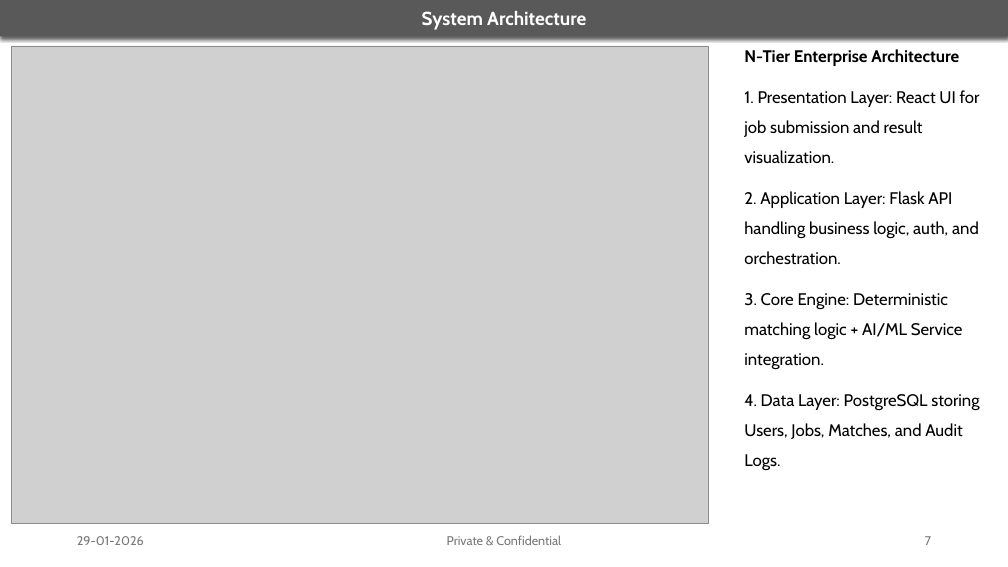
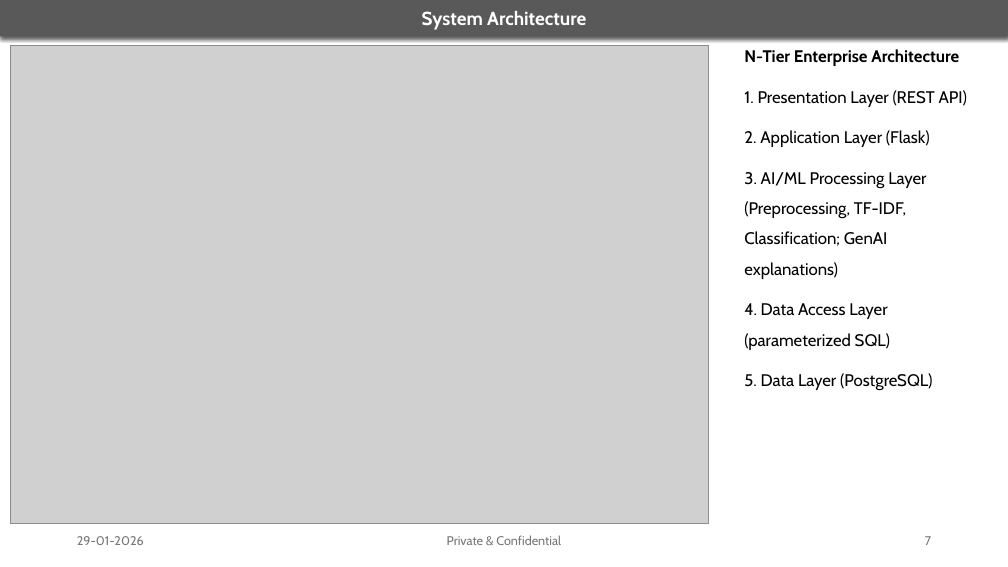
Before and after one commit to Bhanu-Koppadi/consumer-complaints-ml-genai-ntier, a slide deck: slide 7 of docs/reviews/InitialReview.pptx. Drawn at 1008x567 pixels with LibreOffice and Linux fonts; fonts in the diff are those of the drawing; grey boxes stand for pictures. Boxes give left, top, right and bottom in pixels: in the first picture for what was removed or moved away, otherwise in the second. Text is boxed around its words. In the diff, an @@ line names an element or a change of style, - is before the commit and + after.

```diff
--- a/docs/reviews/InitialReview.pptx
+++ b/docs/reviews/InitialReview.pptx
@@ text at <box>744,90,967,391</box>: text changed @@
-1. Presentation Layer: React UI for job submission and result visualization.
-2. Application Layer: Flask API handling business logic, auth, and orchestration.
-3. Core Engine: Deterministic matching logic + AI/ML Service integration.
-4. Data Layer: PostgreSQL storing Users, Jobs, Matches, and Audit Logs.
+1. Presentation Layer (REST API)
+2. Application Layer (Flask)
+3. AI/ML Processing Layer (Preprocessing, TF-IDF, Classification; GenAI explanations)
+4. Data Access Layer (parameterized SQL)
+5. Data Layer (PostgreSQL)
```
Also in this commit, not shown: 9 other slides changed, 1 other file.
